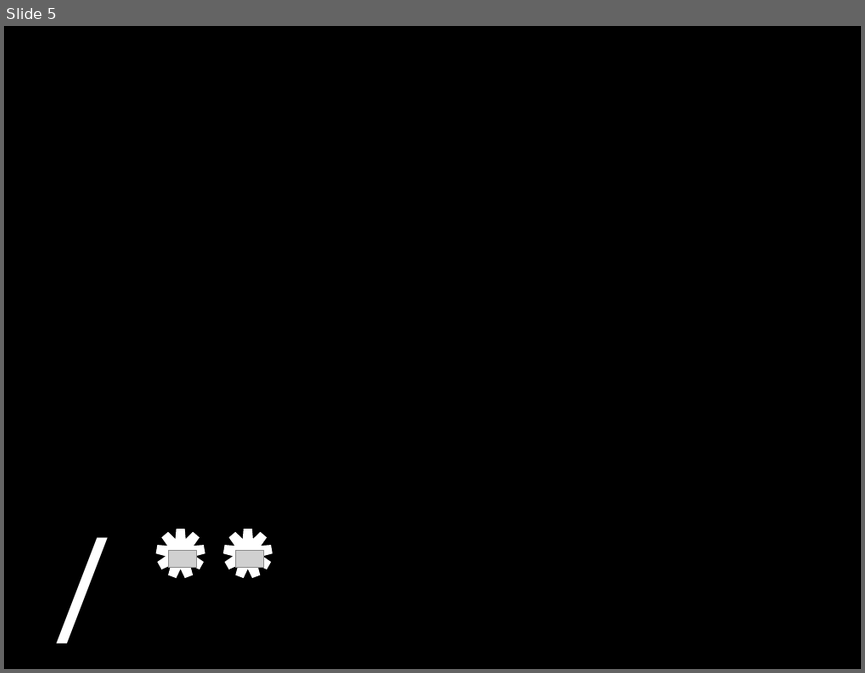
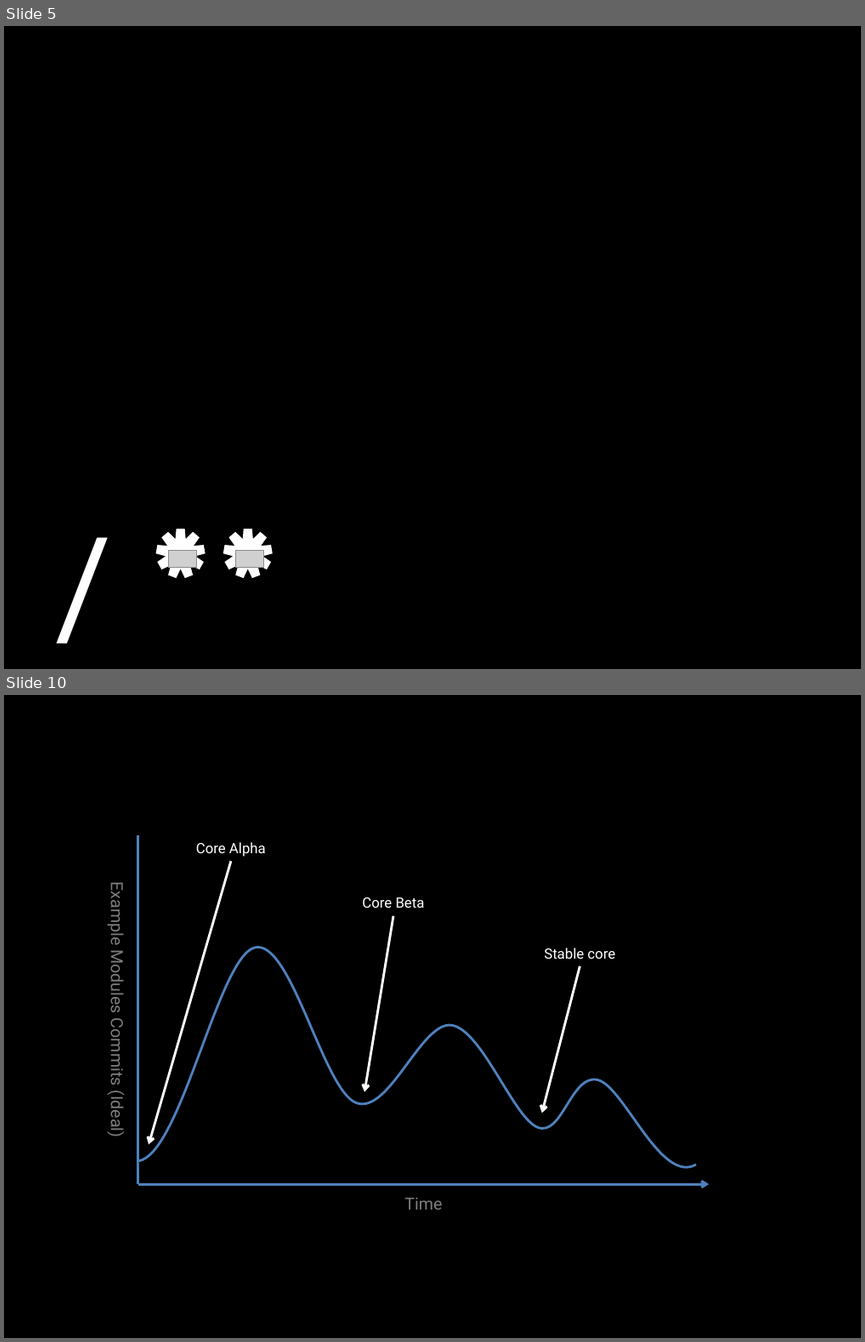
Before and after one commit to socketwench/exampleModuleAintCore, a slide deck: src/exampleModuleAintCore.pptx. Shown one above the other, each under a label of ours: slide 5 before the commit, slides 5 and 10 after it; the slides between them are not shown. The pictures are 865x673 and 865x1342 pixels, drawn with LibreOffice and Linux fonts; fonts in the diff are those of the drawing; grey boxes stand for pictures. Boxes give left, top, right and bottom in pixels: in the first picture for what was removed or moved away, otherwise in the second. Text is boxed around its words. In the diff, an @@ line names an element or a change of style, - is before the commit and + after.

Commit message:
Added Why Example Code section

```diff
--- a/src/exampleModuleAintCore.pptx
+++ b/src/exampleModuleAintCore.pptx
@@ slide 10 added at (4, 695, 861, 1338), background #000000 @@
@@ line added from (138, 834) to (138, 1185), #4F81BD 2 pt @@
@@ text added at (196, 842, 266, 857), 12 pt, text #FFFFFF @@
+Core Alpha
@@ arrow added from (231, 862) to (148, 1144), #FFFFFF 2 pt @@
@@ text added at (107, 887, 129, 1136), 14 pt, text #7F7F7F @@
+Example Modules Commits (Ideal)
@@ text added at (362, 897, 425, 907), 12 pt, text #FFFFFF @@
+Core Beta
@@ arrow added from (393, 916) to (364, 1092), #FFFFFF 2 pt @@
@@ freeform shape added at (138, 947, 696, 1167), outline #4F81BD 2 pt @@
@@ text added at (544, 947, 615, 959), 12 pt, text #FFFFFF @@
+Stable core
@@ arrow added from (579, 966) to (542, 1113), #FFFFFF 2 pt @@
@@ arrow added from (138, 1185) to (709, 1185), #4F81BD 2 pt @@
@@ text added at (404, 1197, 442, 1209), 14 pt, text #7F7F7F @@
+Time
```
Also in this commit, not shown: 2 slides changed, 6 other slides added, 13 other files.
